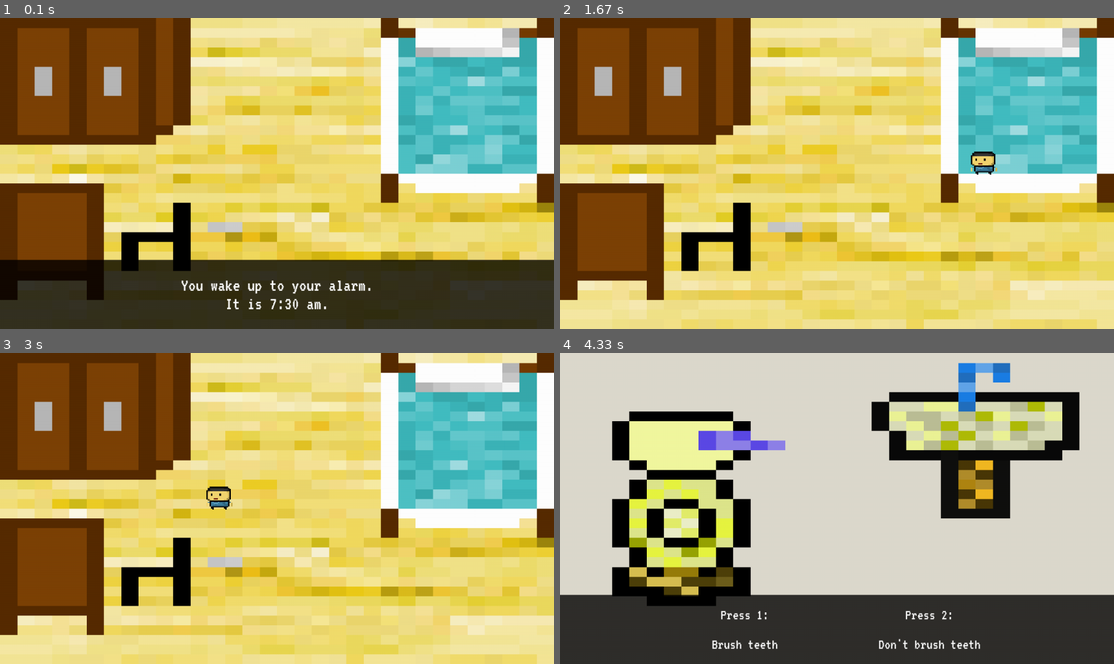
Above: before the commit, frames 1-4 (two rows, left to right).
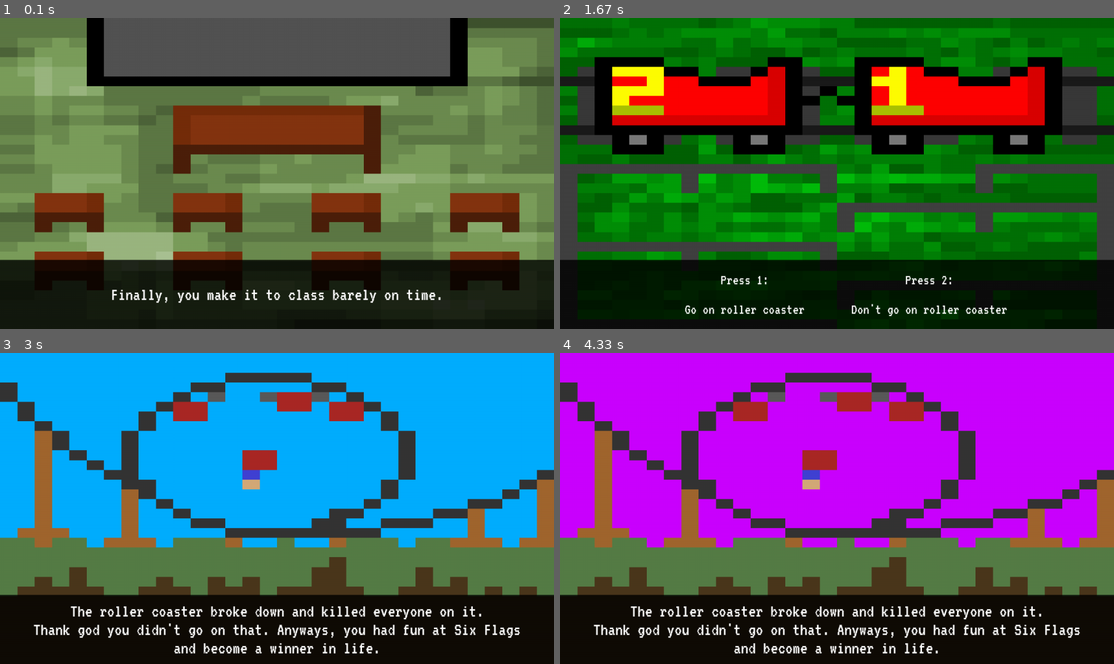
Above: after the commit, the same moments.

Repository: tymatt1/AnOrdinaryDay
Game: pygame game, started from src/main.py
Same seed, same stepped clock (60 frames per second), same inputs: the game is played once before the commit and once after it.
Inputs:
- Up to frame 1 (0.1 s): no input
- Up to frame 2 (1.67 s): tap Space at 0.33, 0.73, 1.03, 1.57 s; tap 1 at 1.17 s
- Up to frame 3 (3 s): tap 2 at 1.83 s
- Up to frame 4 (4.33 s): no input

The runs differ from the first frame. In frame 1, 94% of the frame differs, in the area x 0-100%, y 0-100%; in frame 2, 100%; in frame 3, 100%; in frame 4, 99%.

Commit message:
ui clock

Diff:
--- a/src/evenMoreScenes.py
+++ b/src/evenMoreScenes.py
@@ -24,5 +24,5 @@
 goToClass = Scene(terroristsEnter, Assets.classroom, StaticsList(),
                   TextBox("Finally, you make it to class barely on time."),
                   TextBox("Hello students, today we are going to learn about-"),
-                  QuickTimeEvent("AAAAAAAAAGH!\nA SIX FLAGS SIGN UP FORM HAS COME OUT!\nEVERYONE WANTS TO SIGN UP QUICKLY!!!", 3, sixFlags),
+                  QuickTimeEvent("AAAAAAAAAGH! A SIX FLAGS SIGN UP FORM HAS COME OUT! EVERYONE WANTS TO SIGN UP QUICKLY!!!", 3, sixFlags),
                   TextBox("You missed the opportunity for Six Flags."))
--- a/src/main.py
+++ b/src/main.py
@@ -6,7 +6,7 @@
 
 FPS = 60
 
-rh.init("Epic Game 🐸", Assets.icon)
+rh.init("An Ordinary Day", Assets.icon)
 
 running = True
 while running:  # start game loop
--- a/src/scenes.py
+++ b/src/scenes.py
@@ -56,4 +56,4 @@
 
 
 
-currentScene = dorm  # make this equal to the first scene
+currentScene = goToClass  # make this equal to the first scene
--- a/src/storyUI.py
+++ b/src/storyUI.py
@@ -189,4 +189,4 @@
 
         if type(elem) is QuickTimeEvent:
             rh.drawRect((0, rh.height() - boxHeight), (rh.width(), boxHeight), (0, 0, 0, 200))
-            rh.drawText("Press 1:\n\n" + elem.text, 32, (rh.width() / 2, rh.height() - (boxHeight / 2)))
+            rh.drawText(f"Press 1:\nSeconds left: {((elem.duration - elem.current) / 1000):.2f}\n\n" + elem.text, 32, (rh.width() / 2, rh.height() - (boxHeight / 2)))
